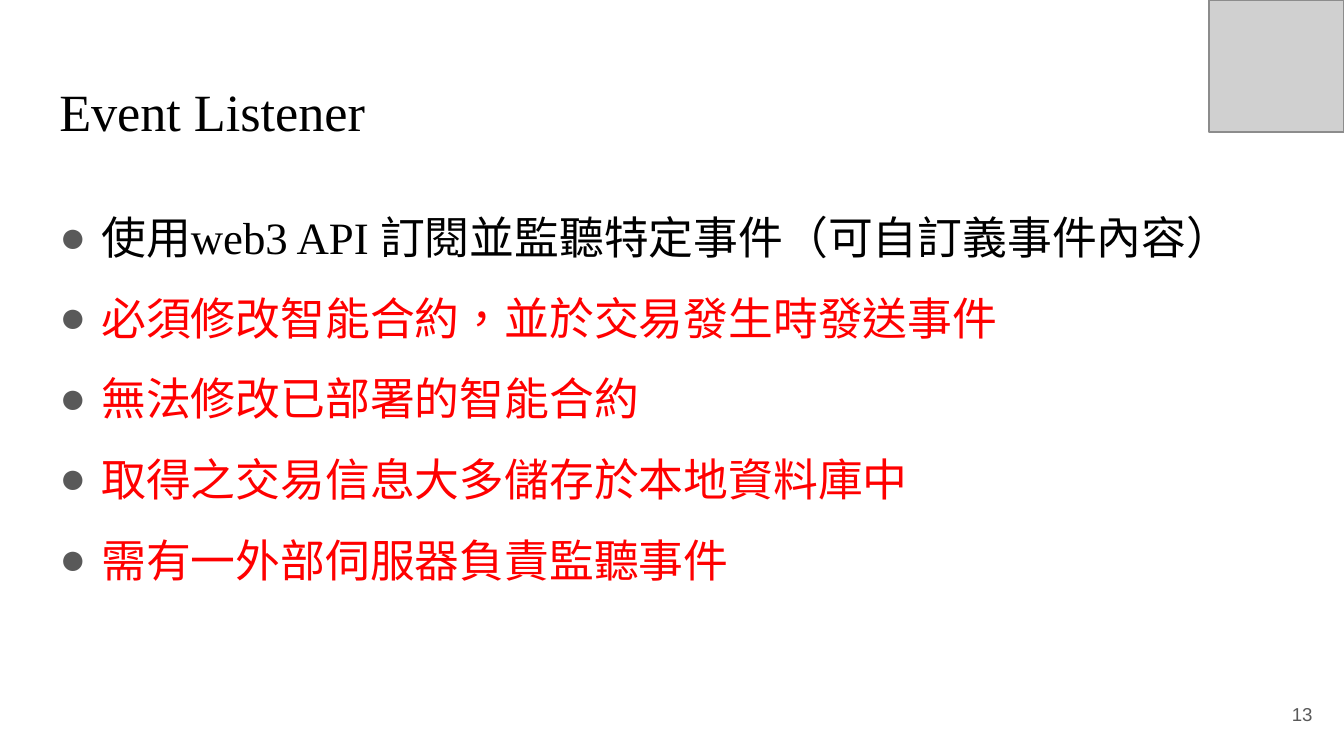
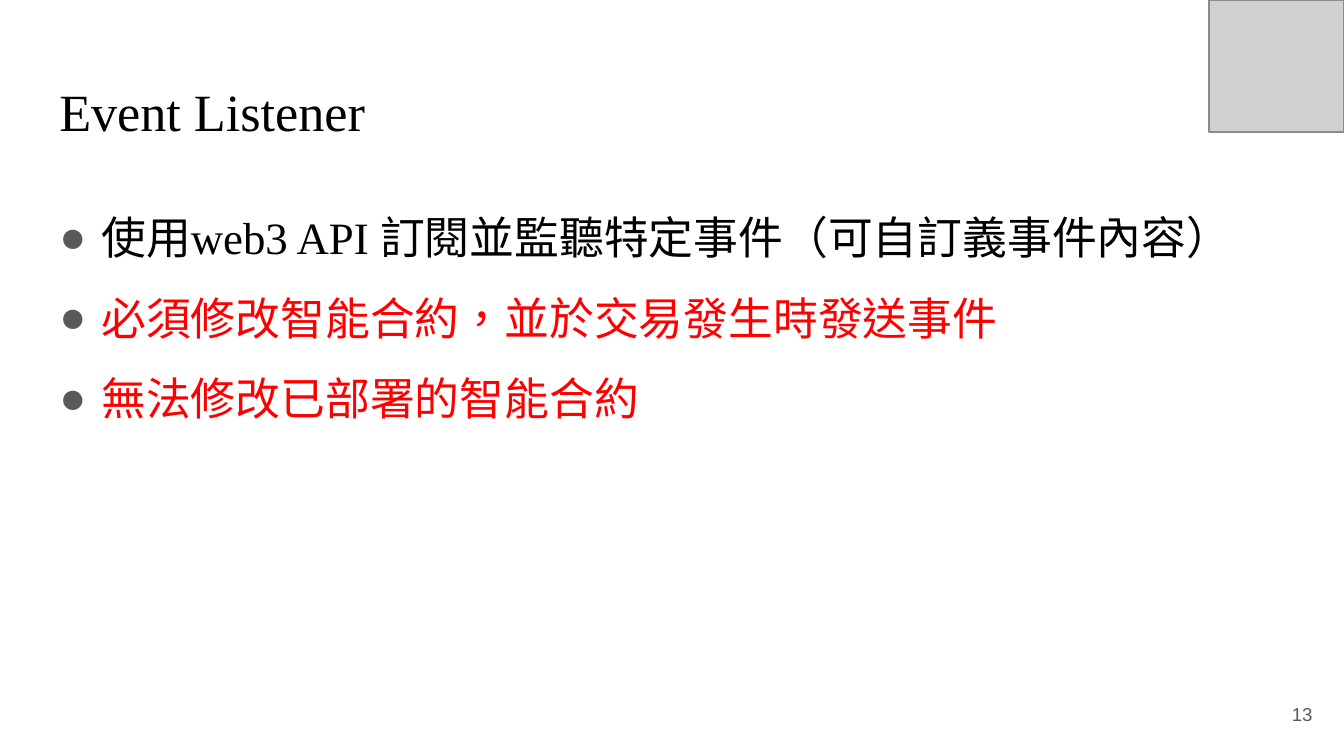
Before and after one commit to RyuChu/A-Decentralized-Digital-Currency-Tracing-Service, a slide deck: slide 13 of Documents/論文簡報_V3.pptx. Drawn at 1344x756 pixels with LibreOffice and Linux fonts; fonts in the diff are those of the drawing; grey boxes stand for pictures. Boxes give left, top, right and bottom in pixels: in the first picture for what was removed or moved away, otherwise in the second. Text is boxed around its words. In the diff, an @@ line names an element or a change of style, - is before the commit and + after.

```diff
--- a/Documents/論文簡報_V3.pptx
+++ b/Documents/論文簡報_V3.pptx
@@ text at <box>101,458,907,581</box>: paragraphs removed @@
-● 取得之交易信息大多儲存於本地資料庫中
-● 需有一外部伺服器負責監聽事件
```
Also in this commit, not shown: 18 other slides changed.
